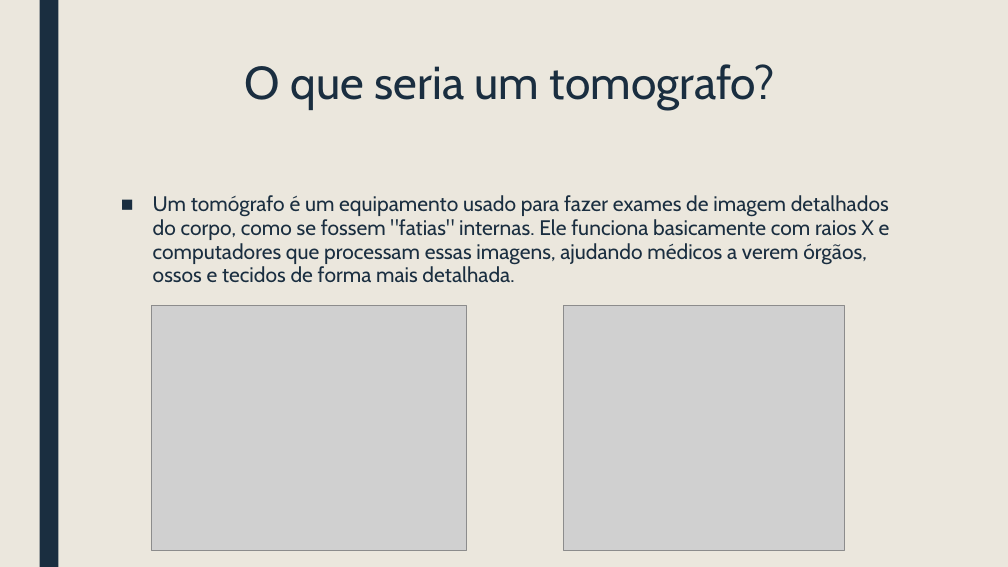
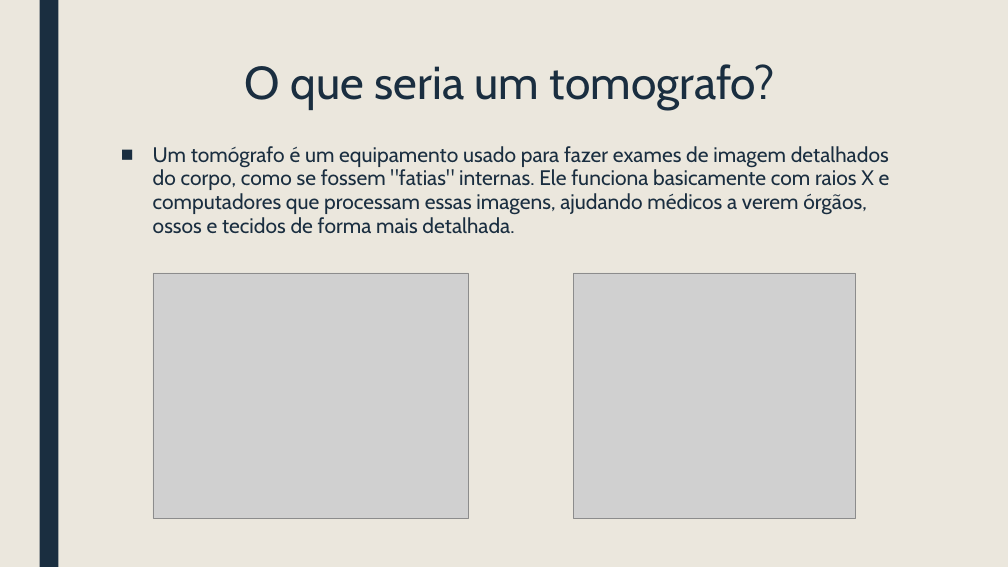
Before and after one commit to GabrielEduardoFarinha/aulaquarta, a slide deck: slide 2 of Aplicação de micro controladores em tomografos final.pptx. Drawn at 1008x567 pixels with LibreOffice and Linux fonts; fonts in the diff are those of the drawing; grey boxes stand for pictures. Boxes give left, top, right and bottom in pixels: in the first picture for what was removed or moved away, otherwise in the second. Text is boxed around its words. In the diff, an @@ line names an element or a change of style, - is before the commit and + after.

```diff
--- a/Aplicação de micro controladores em tomografos final.pptx
+++ b/Aplicação de micro controladores em tomografos final.pptx
@@ text "Um tomógrafo é um equipamento ..." moved from (x1=153, y1=195, x2=890, y2=283) to (x1=153, y1=146, x2=890, y2=234) @@
@@ picture moved from (x1=151, y1=306, x2=467, y2=551) to (x1=153, y1=273, x2=468, y2=519) @@
@@ picture moved from (x1=563, y1=306, x2=845, y2=551) to (x1=574, y1=273, x2=856, y2=519) @@
```
Also in this commit, not shown: 1 slide added.
